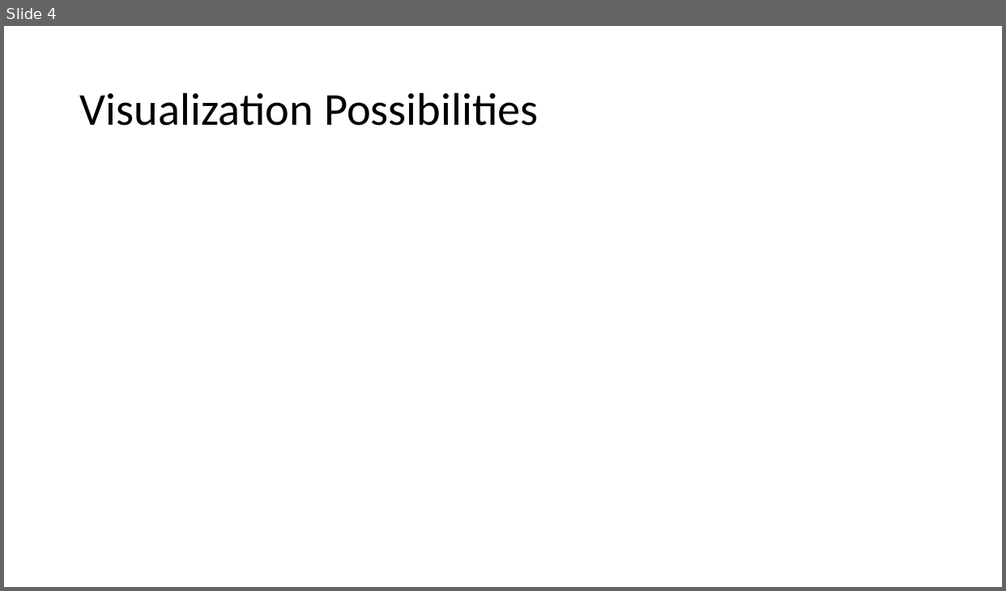
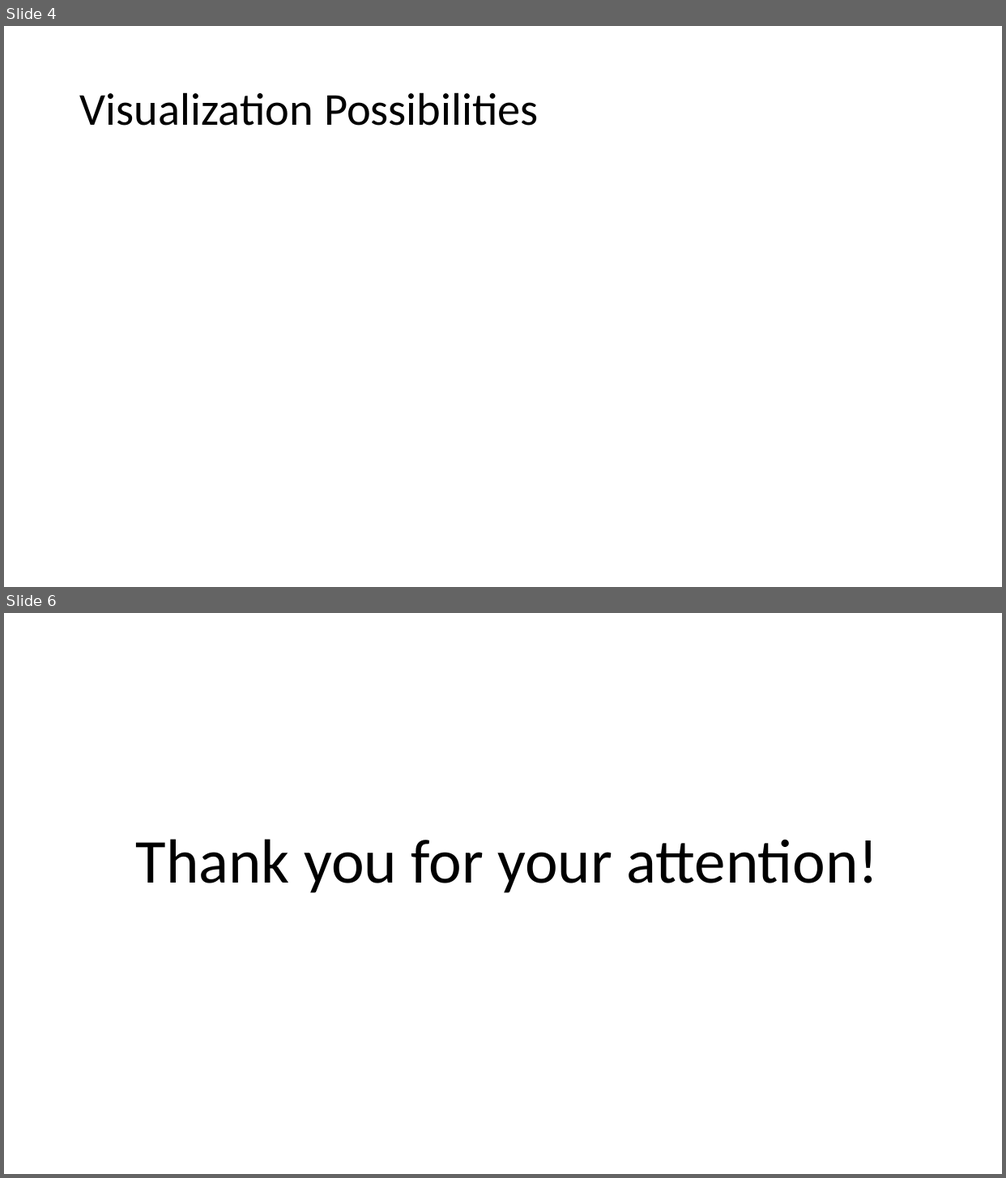
Before and after one commit to FabianSperrle/InfoVisII, a slide deck: LondonCrimeData.pptx. Shown one above the other, each under a label of ours: slide 4 before the commit, slides 4 and 6 after it; the slides between them are not shown. The pictures are 1006x591 and 1006x1178 pixels, drawn with LibreOffice and Linux fonts; fonts in the diff are those of the drawing; grey boxes stand for pictures. Boxes give left, top, right and bottom in pixels: in the first picture for what was removed or moved away, otherwise in the second. Text is boxed around its words. In the diff, an @@ line names an element or a change of style, - is before the commit and + after.

```diff
--- a/LondonCrimeData.pptx
+++ b/LondonCrimeData.pptx
@@ slide 6 added at (x1=4, y1=613, x2=1002, y2=1174), background #FFFFFF @@
@@ title added at (x1=136, y1=839, x2=879, y2=893), 60 pt, text #000000 @@
+Thank you for your attention!
```
Also in this commit, not shown: 1 slide changed.
